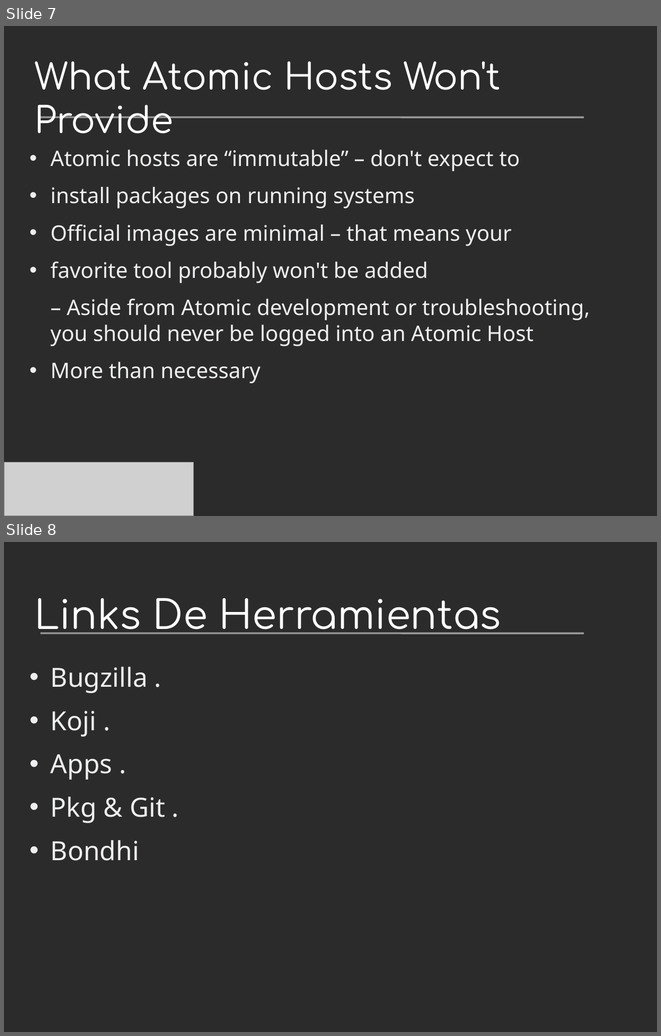
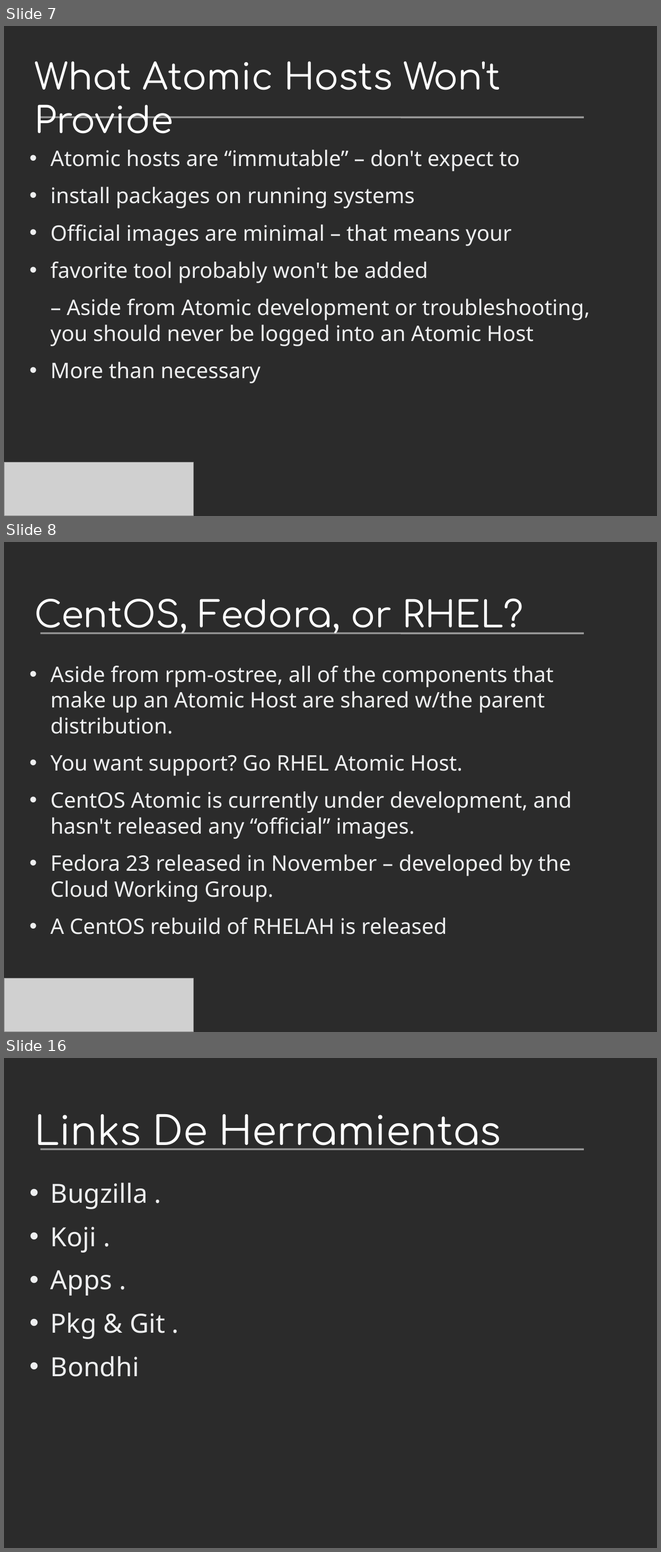
Before and after one commit to villadalmine/arg-fedora, a slide deck: Presentaciones/Devopconf2015/ProyectoAtomic.odp. Shown one above the other, each under a label of ours: slides 7 and 8 before the commit, slides 7, 8 and 16 after it; the slides between them are not shown. The pictures are 661x1036 and 661x1552 pixels, drawn with LibreOffice and Linux fonts; fonts in the diff are those of the drawing; grey boxes stand for pictures; background and template pictures are left out; a plain dark background stands for a picture behind light text. Boxes give left, top, right and bottom in pixels: in the first picture for what was removed or moved away, otherwise in the second. Text is boxed around its words. In the diff, an @@ line names an element or a change of style, - is before the commit and + after.

```diff
--- a/Presentaciones/Devopconf2015/ProyectoAtomic.odp
+++ b/Presentaciones/Devopconf2015/ProyectoAtomic.odp
@@ slide 8 added at [4, 542, 657, 1032], background picture (left out); not listed: 1 template element that a slide beside it also shows @@
@@ title added at [34, 598, 523, 634], 44 pt, text #FFFFFF @@
+CentOS, Fedora, or RHEL?
@@ text added at [51, 665, 572, 934], 26 pt, text #EEEFF0 @@
+• Aside from rpm-ostree, all of the components that make up an Atomic Host are shared w/the parent distribution.
+• You want support? Go RHEL Atomic Host.
+• CentOS Atomic is currently under development, and hasn't released any “official” images.
+• Fedora 23 released in November – developed by the Cloud Working Group.
+• A CentOS rebuild of RHELAH is released
@@ picture added at [4, 978, 194, 1032] @@
@@ what was slide 8 is now slide 16 @@
```
Also in this commit, not shown: 7 other slides added, 6 other files.
